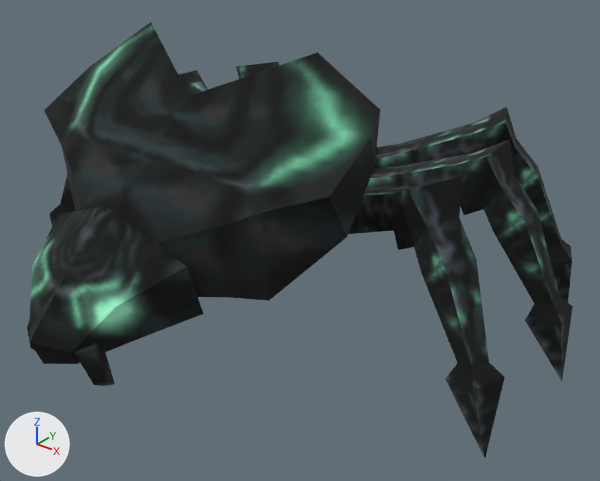
The OBJ model src/main/resources/assets/lycanitesmobs/models/entity/darkling.obj, before and after one commit.
Both versions are drawn from a 50 mm camera at (0.908, -1.06, 0.823) aimed at (0.093, -0.041, 0.192). The lights are fixed; the arrows at lower left show +X, +Y and +Z. Where no turn or scale is listed for an object, it has been applied to the vertices.

Before the edit, the objects in view are built like this:
```python
ob_body = bpy.data.objects.new('Body', me_body)
ob_body.location = (0.0, 0.0, 0.0)
ob_head = bpy.data.objects.new('Head', me_head)
ob_head.location = (0.0, 0.0, 0.0)
ob_legleftback = bpy.data.objects.new('LegLeftBack', me_legleftback)
ob_legleftback.location = (0.0, 0.0, 0.0)
ob_legleftfront = bpy.data.objects.new('LegLeftFront', me_legleftfront)
ob_legleftfront.location = (0.0, 0.0, 0.0)
ob_legleftmiddle = bpy.data.objects.new('LegLeftMiddle', me_legleftmiddle)
ob_legleftmiddle.location = (0.0, 0.0, 0.0)
ob_legrightback = bpy.data.objects.new('LegRightBack', me_legrightback)
ob_legrightback.location = (0.0, 0.0, 0.0)
ob_legrightfront = bpy.data.objects.new('LegRightFront', me_legrightfront)
ob_legrightfront.location = (0.0, 0.0, 0.0)
ob_legrightmiddle = bpy.data.objects.new('LegRightMiddle', me_legrightmiddle)
ob_legrightmiddle.location = (0.0, 0.0, 0.0)
ob_mouthleft = bpy.data.objects.new('MouthLeft', me_mouthleft)
ob_mouthleft.location = (0.0, 0.0, 0.0)
```
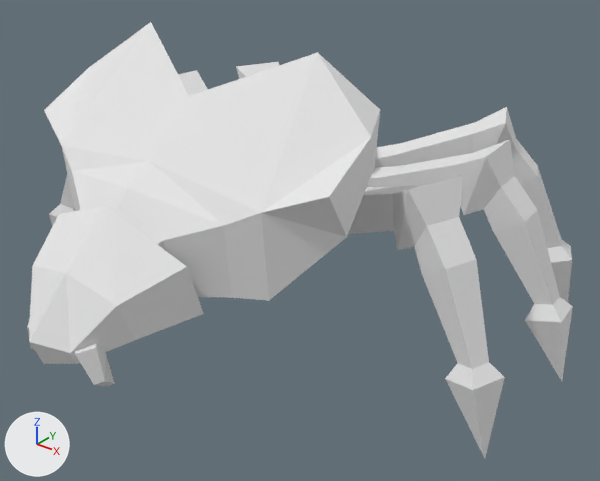
What differs and where, as boxes (x1, y1, x2, y2) in the pictures (600 x 481 px):
'Body', recoloured (black to white)
    both: (44, 22, 380, 301)
'Head', recoloured
    both: (29, 206, 204, 364)
'LegLeftFront', recoloured (black to grey)
    both: (348, 176, 505, 458)
'LegLeftMiddle', recoloured (black to grey)
    both: (367, 140, 573, 381)
'LegLeftBack', recoloured (black to grey)
    both: (374, 107, 572, 303)
'MouthLeft', recoloured (black to grey)
    both: (75, 343, 115, 386)
'LegRightFront', recoloured (black to grey)
    both: (49, 174, 75, 227)
'LegRightMiddle', recoloured (black to white)
    both: (178, 70, 208, 96)
'LegRightBack', recoloured
    both: (236, 62, 279, 79)

Diff of the bpy script that builds the scene:
```diff
--- a/src/main/resources/assets/lycanitesmobs/models/entity/darkling.obj.py
+++ b/src/main/resources/assets/lycanitesmobs/models/entity/darkling.obj.py
@@ me_body @@
 me_body.from_pydata(...)  # 76 vertices, 148 faces; spans x -0.308..0.308, y -0.385..0.282, z 0.153..0.544
-me_body.materials.append(mat_none)  # picture img_darkling_png
+me_body.materials.append(mat_darkling)  # white #e7e7e7
@@ me_head @@
 me_head.from_pydata(...)  # 18 vertices, 32 faces; spans x -0.144..0.144, y -0.528..-0.33, z 0.146..0.345
-me_head.materials.append(mat_none)  # picture img_darkling_png
+me_head.materials.append(mat_darkling)  # white #e7e7e7
@@ me_legleftback @@
 me_legleftback.from_pydata(...)  # 37 vertices, 70 faces; spans x 0.034..0.442, y 0.157..0.386, z -0.015..0.376
-me_legleftback.materials.append(mat_none)  # picture img_darkling_png
+me_legleftback.materials.append(mat_darkling)  # white #e7e7e7
@@ me_legleftfront @@
 me_legleftfront.from_pydata(...)  # 37 vertices, 70 faces; spans x 0.095..0.513, y -0.147..0.05, z -0.015..0.376
-me_legleftfront.materials.append(mat_none)  # picture img_darkling_png
+me_legleftfront.materials.append(mat_darkling)  # white #e7e7e7
@@ me_legleftmiddle @@
 me_legleftmiddle.from_pydata(...)  # 37 vertices, 70 faces; spans x 0.087..0.523, y 0.068..0.175, z -0.015..0.376
-me_legleftmiddle.materials.append(mat_none)  # picture img_darkling_png
+me_legleftmiddle.materials.append(mat_darkling)  # white #e7e7e7
@@ me_legrightback @@
 me_legrightback.from_pydata(...)  # 37 vertices, 70 faces; spans x -0.442..-0.034, y 0.157..0.386, z -0.015..0.376
-me_legrightback.materials.append(mat_none)  # picture img_darkling_png
+me_legrightback.materials.append(mat_darkling)  # white #e7e7e7
@@ me_legrightfront @@
 me_legrightfront.from_pydata(...)  # 37 vertices, 70 faces; spans x -0.513..-0.095, y -0.147..0.05, z -0.015..0.376
-me_legrightfront.materials.append(mat_none)  # picture img_darkling_png
+me_legrightfront.materials.append(mat_darkling)  # white #e7e7e7
@@ me_legrightmiddle @@
 me_legrightmiddle.from_pydata(...)  # 37 vertices, 70 faces; spans x -0.523..-0.087, y 0.068..0.175, z -0.015..0.376
-me_legrightmiddle.materials.append(mat_none)  # picture img_darkling_png
+me_legrightmiddle.materials.append(mat_darkling)  # white #e7e7e7
@@ me_mouthleft @@
 me_mouthleft.from_pydata(...)  # 12 vertices, 20 faces; spans x 0.0387..0.0856, y -0.495..-0.4351, z 0.0901..0.1892
-me_mouthleft.materials.append(mat_none)  # picture img_darkling_png
+me_mouthleft.materials.append(mat_darkling)  # white #e7e7e7
```
